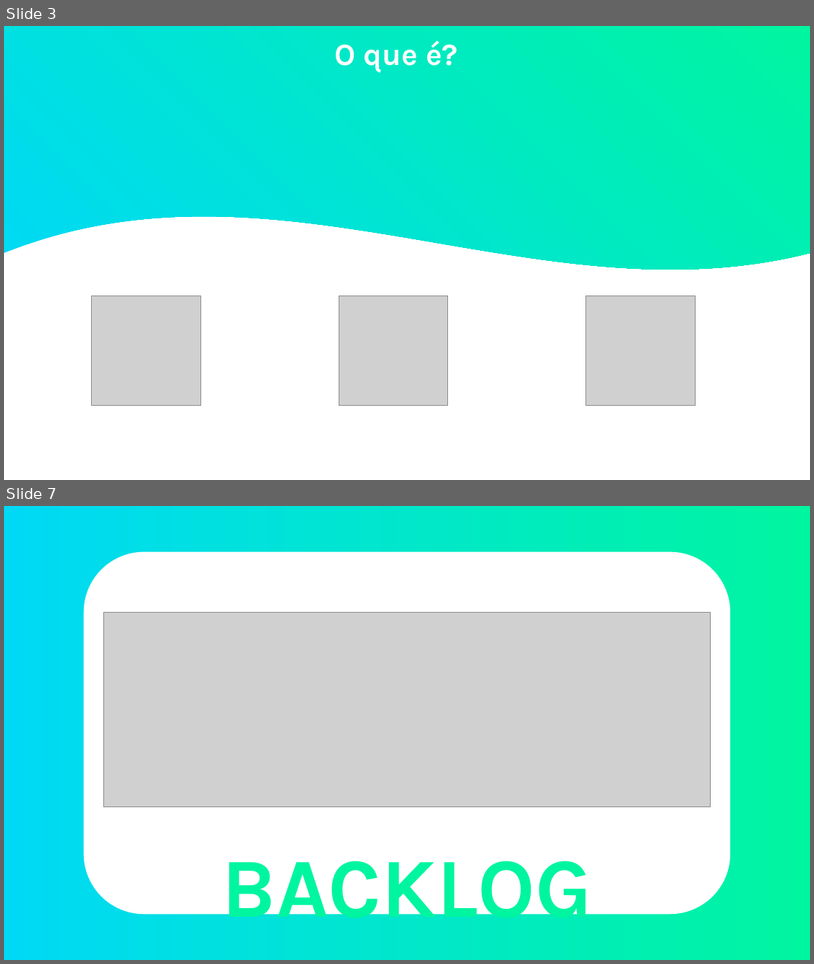
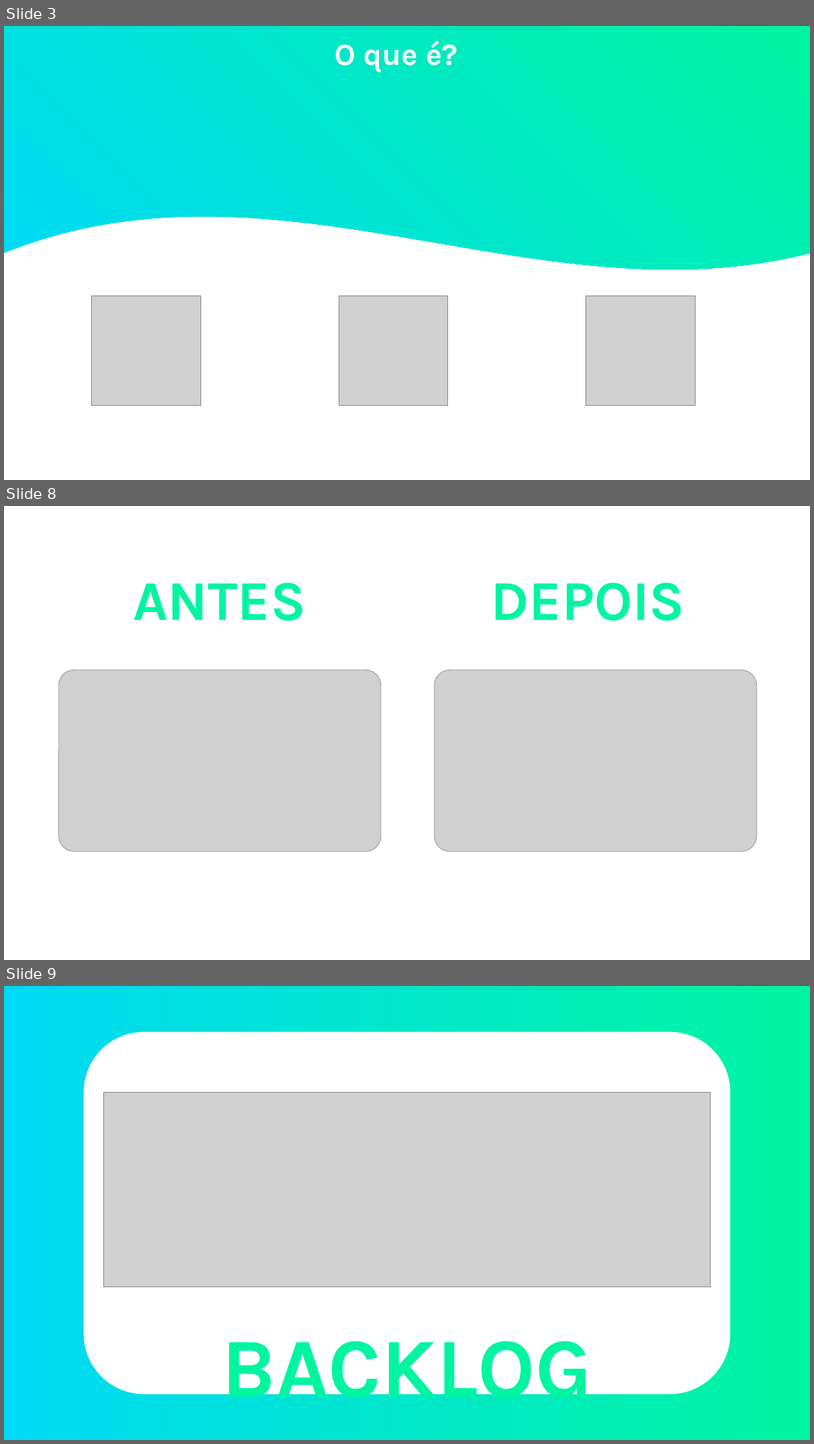
Before and after one commit to BandTec/grupo-05-cco, a slide deck: documentacao/Apresentação/SPRINT-2sem-01.pptx. Shown one above the other, each under a label of ours: slides 3 and 7 before the commit, slides 3, 8 and 9 after it; the slides between them are not shown. The pictures are 814x964 and 814x1444 pixels, drawn with LibreOffice and Linux fonts; fonts in the diff are those of the drawing; grey boxes stand for pictures. Boxes give left, top, right and bottom in pixels: in the first picture for what was removed or moved away, otherwise in the second. Text is boxed around its words. In the diff, an @@ line names an element or a change of style, - is before the commit and + after.

```diff
--- a/documentacao/Apresentação/SPRINT-2sem-01.pptx
+++ b/documentacao/Apresentação/SPRINT-2sem-01.pptx
@@ slide 8 added at bbox=[4, 506, 810, 960], background gradient #00F5A0 to #00D9F5 @@
@@ rectangle added at bbox=[4, 506, 810, 960], fill #FFFFFF @@
@@ text added at bbox=[133, 582, 306, 620], 80 pt, text gradient #00F5A0 to #00D9F5, bold @@
+ANTES
@@ text added at bbox=[491, 582, 685, 620], 80 pt, text gradient #00F5A0 to #00D9F5, bold @@
+DEPOIS
@@ picture added at bbox=[59, 670, 381, 852] @@
@@ picture added at bbox=[435, 670, 757, 852] @@
@@ what was slide 7 is now slide 9 @@
```
Also in this commit, not shown: 1 other slide added.
